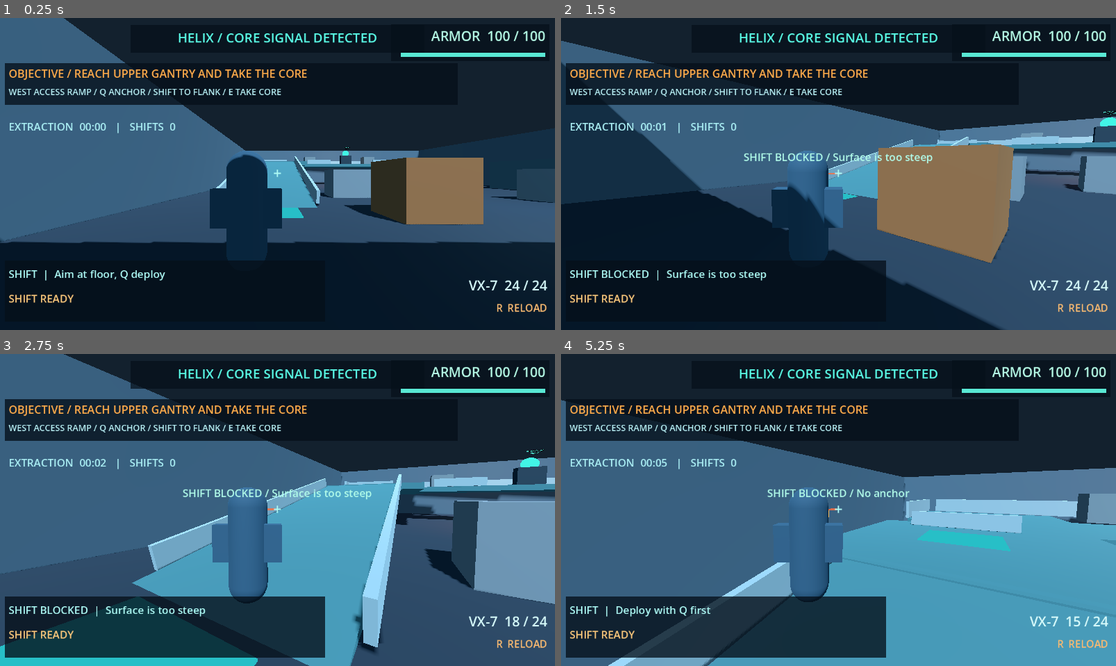
Above: before the commit, frames 1-4 (two rows, left to right).
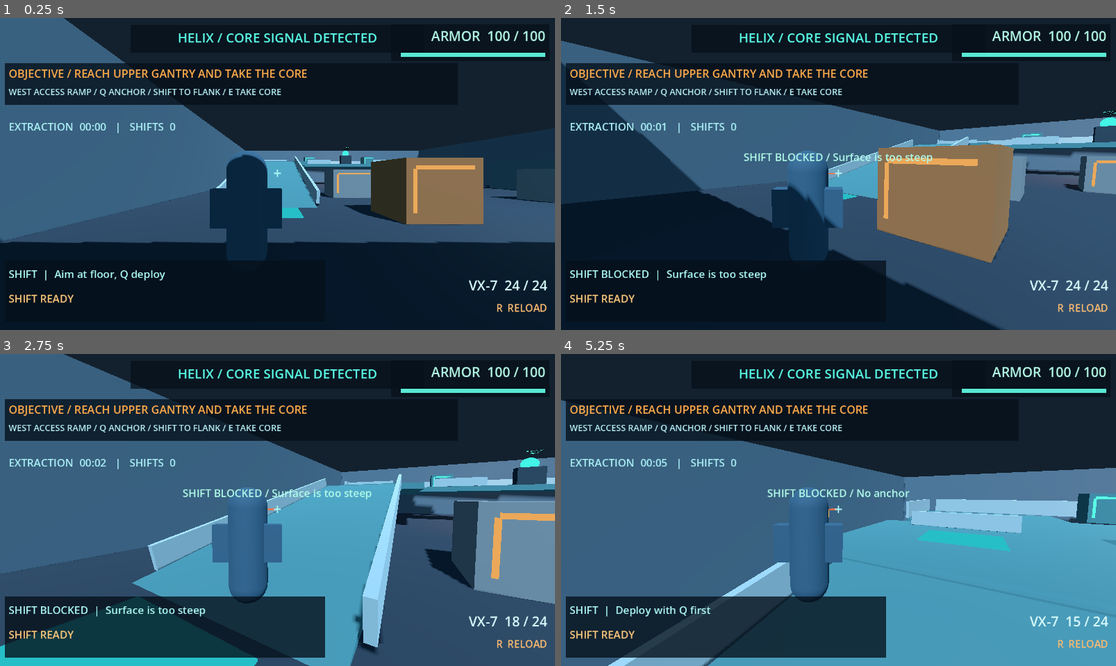
Above: after the commit, the same moments.

Repository: mishraaditya595/swapshot
Game: Godot game, scene res://scenes/main.tscn
Same seed, same stepped clock (60 frames per second), same inputs: the game is played once before the commit and once after it.
Inputs (mouse positions are in pixels of both pictures, inside the frame that each line leads up to):
- Up to frame 1 (0.25 s): no input
- Up to frame 2 (1.5 s): tap Enter at 0.5 s; move the mouse to (960, 158) at 0.52 s; hold D (move_right) 0.53-1.28 s; hold Right mouse button (aim) 0.53-1.28 s; click (960, 158) at 0.67 s; move the mouse to (810, 174) at 1.27 s; hold W (move_forward) from 1.28 s (still down); tap Q (deploy_anchor) at 1.35 s
- Up to frame 3 (2.75 s): keep holding W (move_forward); move the mouse to (288, 503) at 2.02 s; press the mouse at (288, 503) at 2.03 s
- Up to frame 4 (5.25 s): keep holding W (move_forward); move the mouse to (832, 516) at 2.77 s; release the mouse at (832, 516) at 2.78 s; tap E (interact) at 2.85 s; click (832, 516) at 2.92 s; move the mouse to (877, 513) at 3.52 s; hold Shift (shift_teleport) 3.53-4.28 s; move the mouse to (794, 506) at 4.27 s; tap Enter at 4.35 s; move the mouse to (844, 510) at 5.02 s; tap Keypad Enter at 5.1 s; click (844, 510) at 5.17 s

The runs differ from the first frame. In frame 1, 0.4% of the frame differs, in the area x 54-86%, y 44-63%; in frame 2, 0.6%, in the area x 58-100%, y 36-65%; in frame 3, 0.6%; in frame 4, 0.5%.

Commit message:
polish(ms-10): distinguish cover roles with non-colliding trims and finish impact tween safely

Diff:
--- a/scripts/ms10_extraction.gd
+++ b/scripts/ms10_extraction.gd
@@ -520,8 +520,17 @@
     var tween: Tween = create_tween().set_parallel(true).set_process_mode(Tween.TWEEN_PROCESS_PHYSICS)
     tween.tween_property(visual, "rotation:x", 0.0, 0.19).set_trans(Tween.TRANS_CUBIC).set_ease(Tween.EASE_OUT)
     tween.tween_property(pulse, "scale", Vector3.ONE * 1.55, 0.19).set_trans(Tween.TRANS_CUBIC)
-    tween.chain().tween_callback(_clear_guard_impact.bind(guard))
+    tween.chain().tween_callback(_finish_guard_impact.bind(guard))
     _hit_feedback_tweens[guard] = tween
+
+
+func _finish_guard_impact(guard: Node) -> void:
+    if not is_instance_valid(guard):
+        return
+    _hit_feedback_tweens.erase(guard)
+    var visual: Node3D = guard.get_node("VisualRoot") as Node3D
+    visual.rotation.x = 0.0
+    (visual.get_node("ImpactPulse") as MeshInstance3D).visible = false
 
 
 func _clear_guard_impact(guard: Node) -> void:
@@ -616,7 +625,9 @@
     add_child(geometry)
     var floor_mat: StandardMaterial3D = _material(Color(0.12, 0.18, 0.24))
     var steel_mat: StandardMaterial3D = _material(Color(0.24, 0.33, 0.40))
-    var cover_mat: StandardMaterial3D = _material(Color(0.35, 0.41, 0.46))
+    var cover_mat: StandardMaterial3D = _material(Color(0.33, 0.38, 0.42))
+    var upper_cover_mat: StandardMaterial3D = _material(Color(0.19, 0.38, 0.43))
+    var shuttle_cover_mat: StandardMaterial3D = _material(Color(0.42, 0.34, 0.25))
     var walk_mat: StandardMaterial3D = _material(Color(0.20, 0.39, 0.44))
     var rail_mat: StandardMaterial3D = _material(Color(0.45, 0.55, 0.60))
     _box(geometry, "Floor", Vector3(0, -0.30, 0), Vector3(34, 0.6, 40), floor_mat)
@@ -650,18 +661,33 @@
         _box(geometry, "RampRail" + str(side_x), Vector3(side_x, 1.75, 3.4),
             Vector3(0.16, 0.66, 12.9), rail_mat, 0.211)
 
+    # Keep collision geometry unchanged. Surface-only bands differentiate
+    # lower freight, upper gantry cover and the final shuttle approach.
     for cover: Array in [
         ["LowerWestCover", Vector3(-5.7, 0.9, 5.5)],
         ["LowerMidCover", Vector3(-1.0, 0.9, 0.3)],
         ["LowerEastCover", Vector3(5.4, 0.9, 8.2)],
         ["ShuttleCover", Vector3(7.1, 0.9, 14.8)]
     ]:
-        _box(geometry, cover[0] as String, cover[1] as Vector3,
-            Vector3(2.6, 1.8, 2.4), cover_mat)
-    _box(geometry, "UpperWestCover", Vector3(-5.0, 3.65, -15.7),
-        Vector3(1.8, 1.5, 1.4), cover_mat)
-    _box(geometry, "UpperEastCover", Vector3(5.0, 3.65, -15.7),
-        Vector3(1.8, 1.5, 1.4), cover_mat)
+        var name: String = cover[0] as String
+        var at: Vector3 = cover[1] as Vector3
+        var shuttle: bool = name == "ShuttleCover"
+        var dimensions := Vector3(2.6, 1.8, 2.4)
+        _box(geometry, name, at, dimensions,
+            shuttle_cover_mat if shuttle else cover_mat)
+        _cover_trim(geometry, name, at, dimensions,
+            AMBER if shuttle else Color(0.92, 0.66, 0.35))
+    for upper_name: String in ["UpperWestCover", "UpperEastCover"]:
+        var upper_at: Vector3 = Vector3(-5.0, 3.65, -15.7) if upper_name == "UpperWestCover" else Vector3(5.0, 3.65, -15.7)
+        var upper_size := Vector3(1.8, 1.5, 1.4)
+        _box(geometry, upper_name, upper_at, upper_size, upper_cover_mat)
+        _cover_trim(geometry, upper_name, upper_at, upper_size, CYAN)
+    _cover_trim(geometry, "CargoWest", Vector3(-5.5, 1.0, 12.2),
+        Vector3(2.3, 2.0, 2.3), Color(0.92, 0.66, 0.35))
+    _cover_trim(geometry, "CargoLower", Vector3(3.2, 1.0, -2.5),
+        Vector3(2.3, 2.0, 2.3), Color(0.92, 0.66, 0.35))
+    _cover_trim(geometry, "CargoEast", Vector3(13.8, 1.4, 0.5),
+        Vector3(2.9, 2.8, 6.0), AMBER)
 
     for guide: Array in [
         ["WestRampApproach", Vector3(-11.0, 0.03, 11.5), Vector3(2.8, 0.03, 2.0)],
@@ -703,6 +729,34 @@
     parent.add_child(solid)
 
 
+# Small, non-colliding color bands on the south-facing cover surfaces.
+# They are visual navigation accents only and do not change SHIFT support,
+# projectile traces or any physical cover dimensions.
+func _cover_trim(parent: Node3D, name: String, location: Vector3,
+        dimensions: Vector3, tint: Color) -> void:
+    var accent := StandardMaterial3D.new()
+    accent.shading_mode = BaseMaterial3D.SHADING_MODE_UNSHADED
+    accent.albedo_color = tint
+    accent.emission_enabled = true
+    accent.emission = tint * 0.45
+    accent.emission_energy_multiplier = 0.6
+    for part: Array in [
+        [Vector3(0.0, dimensions.y * 0.35, dimensions.z * 0.5 + 0.017),
+            Vector3(dimensions.x * 0.76, 0.12, 0.028)],
+        [Vector3(-dimensions.x * 0.39, 0.0, dimensions.z * 0.5 + 0.017),
+            Vector3(0.10, dimensions.y * 0.66, 0.028)]
+    ]:
+        var strip := MeshInstance3D.new()
+        strip.name = name + "Accent" + str(parent.get_child_count())
+        strip.position = location + (part[0] as Vector3)
+        strip.cast_shadow = GeometryInstance3D.SHADOW_CASTING_SETTING_OFF
+        var box_mesh := BoxMesh.new()
+        box_mesh.size = part[1] as Vector3
+        box_mesh.material = accent
+        strip.mesh = box_mesh
+        parent.add_child(strip)
+
+
 func _guide(parent: Node3D, name: String, location: Vector3, size: Vector3) -> void:
     var mesh := MeshInstance3D.new()
     mesh.name = name
